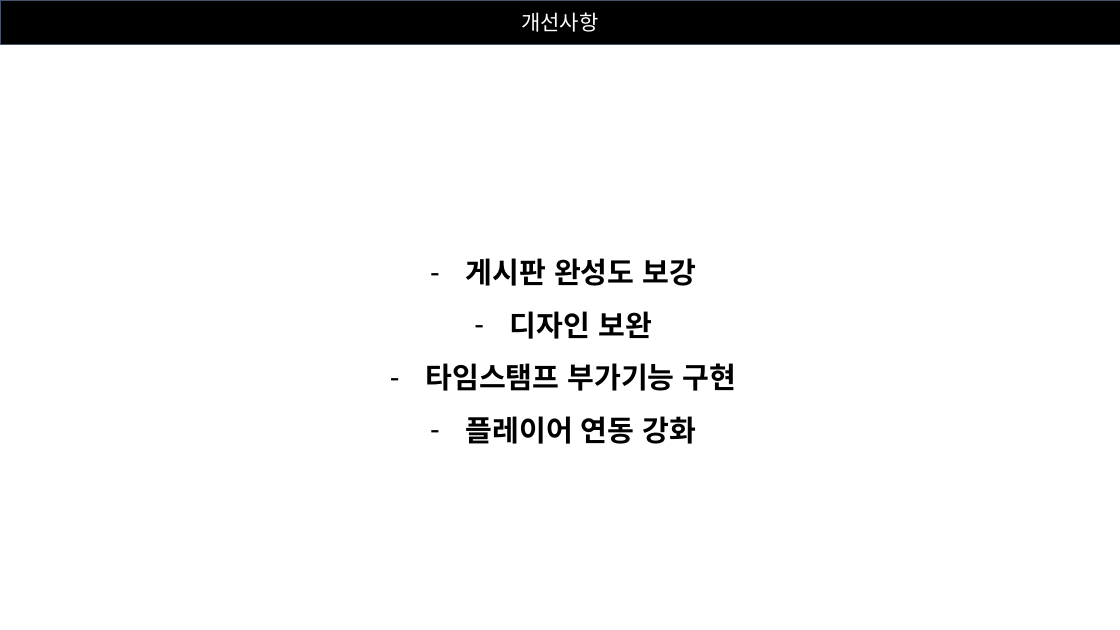
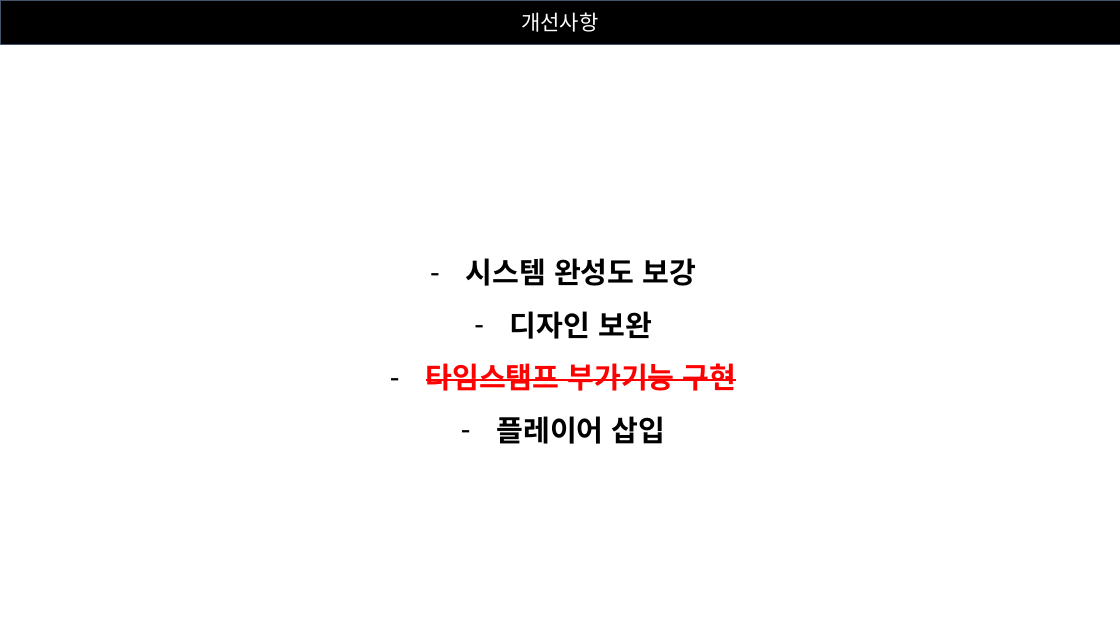
Before and after one commit to devdev2022/ateamproject_public, a slide deck: slide 10 of PPT/A팀 발표자료.pptx. Drawn at 1120x630 pixels with LibreOffice and Linux fonts; fonts in the diff are those of the drawing. Boxes give left, top, right and bottom in pixels: in the first picture for what was removed or moved away, otherwise in the second. Text is boxed around its words. In the diff, an @@ line names an element or a change of style, - is before the commit and + after.

```diff
--- a/PPT/A팀 발표자료.pptx
+++ b/PPT/A팀 발표자료.pptx
@@ text at [466, 258, 697, 286]: text changed @@
-– 게시판 완성도 보강
+– 시스템 완성도 보강
@@ text at [426, 363, 737, 391]: text colour #000000 to #FF0000, strikethrough on in "타임스탬프 부가기능 구현" @@
@@ text at [497, 416, 666, 444]: text changed @@
-– 플레이어 연동 강화
+– 플레이어 삽입
```
Also in this commit, not shown: 9 other files.
